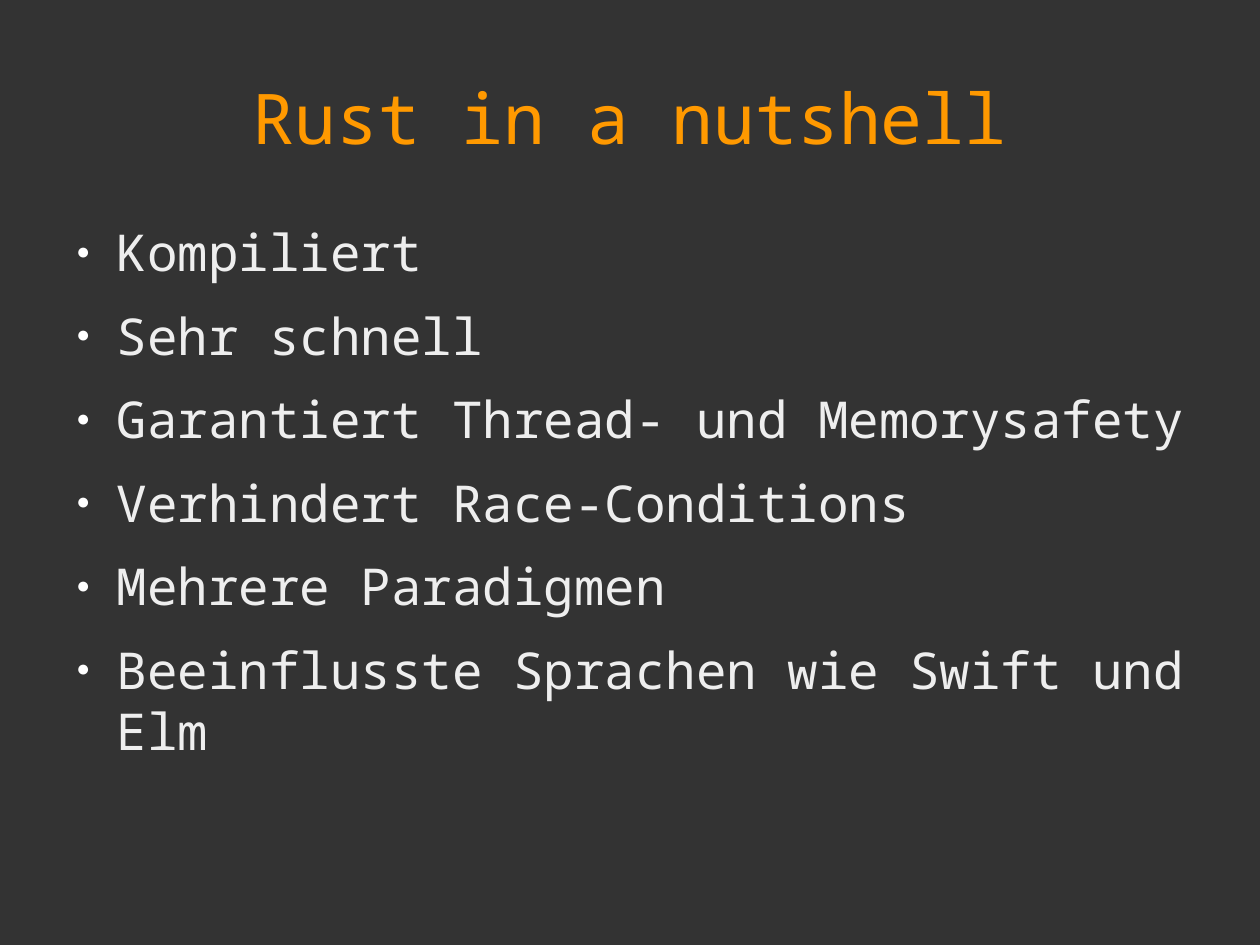
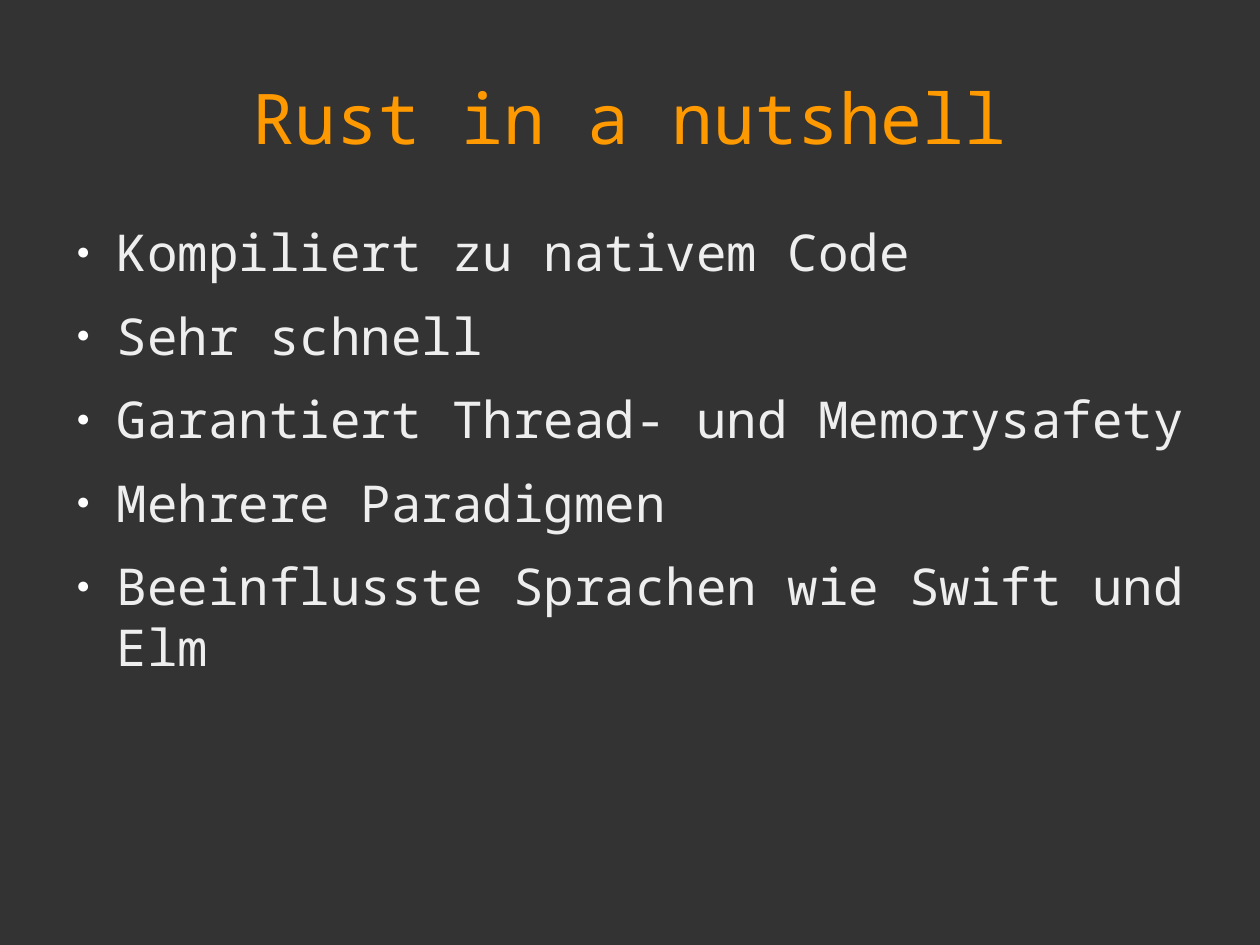
Before and after one commit to sphinxc0re/Web-Development-mit-Rust, a slide deck: slide 5 of slides.odp. Drawn at 1260x945 pixels with LibreOffice and Linux fonts; fonts in the diff are those of the drawing. Boxes give left, top, right and bottom in pixels: in the first picture for what was removed or moved away, otherwise in the second. Text is boxed around its words. In the diff, an @@ line names an element or a change of style, - is before the commit and + after.

```diff
--- a/slides.odp
+++ b/slides.odp
@@ text at (117, 232, 910, 283): text changed @@
-● Kompiliert
+● Kompiliert zu nativem Code
@@ text at (117, 483, 909, 523): paragraph removed @@
-● Verhindert Race-Conditions
```
Also in this commit, not shown: 1 other slide changed, 25 other files.
